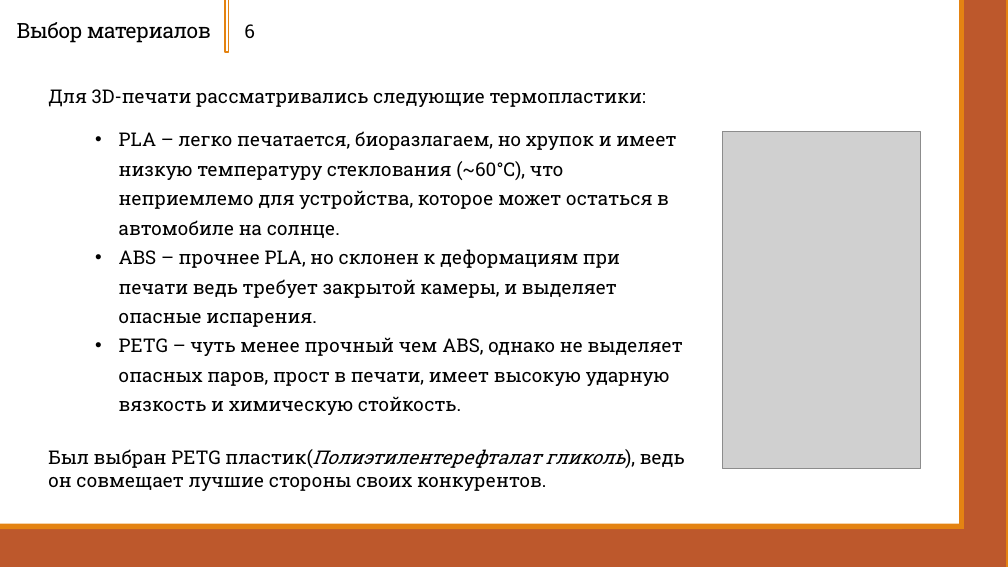
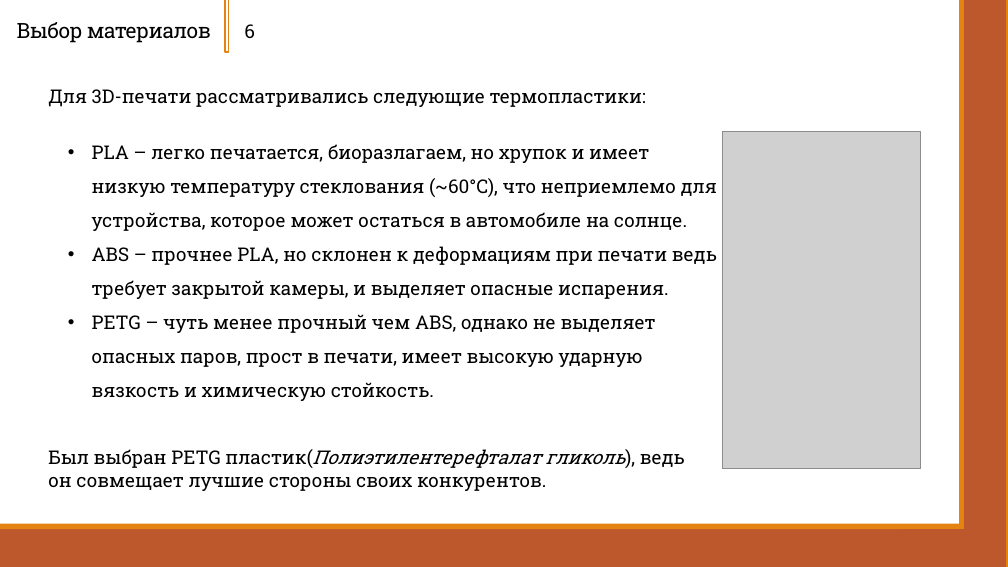
Before and after one commit to Zerocummer/Mmm-Yummers, a slide deck: slide 6 of Мышка для людей с ОВЗ/Документы/Презентация о манипуляторе.pptx. Drawn at 1008x567 pixels with LibreOffice and Linux fonts; fonts in the diff are those of the drawing; grey boxes stand for pictures. Boxes give left, top, right and bottom in pixels: in the first picture for what was removed or moved away, otherwise in the second. Text is boxed around its words. In the diff, an @@ line names an element or a change of style, - is before the commit and + after.

```diff
--- a/Мышка для людей с ОВЗ/Документы/Презентация о манипуляторе.pptx
+++ b/Мышка для людей с ОВЗ/Документы/Презентация о манипуляторе.pptx
@@ text "PLA – легко печатается, биоразлагаем, ..." moved from (x1=119, y1=131, x2=683, y2=415) to (x1=92, y1=144, x2=717, y2=401) @@
@@ text "PLA – легко печатается, биоразлагаем, ..." at (x1=92, y1=144, x2=717, y2=401): line spacing 28pt to 1.5 @@
```
Also in this commit, not shown: 3 other slides changed, 7 other files.
